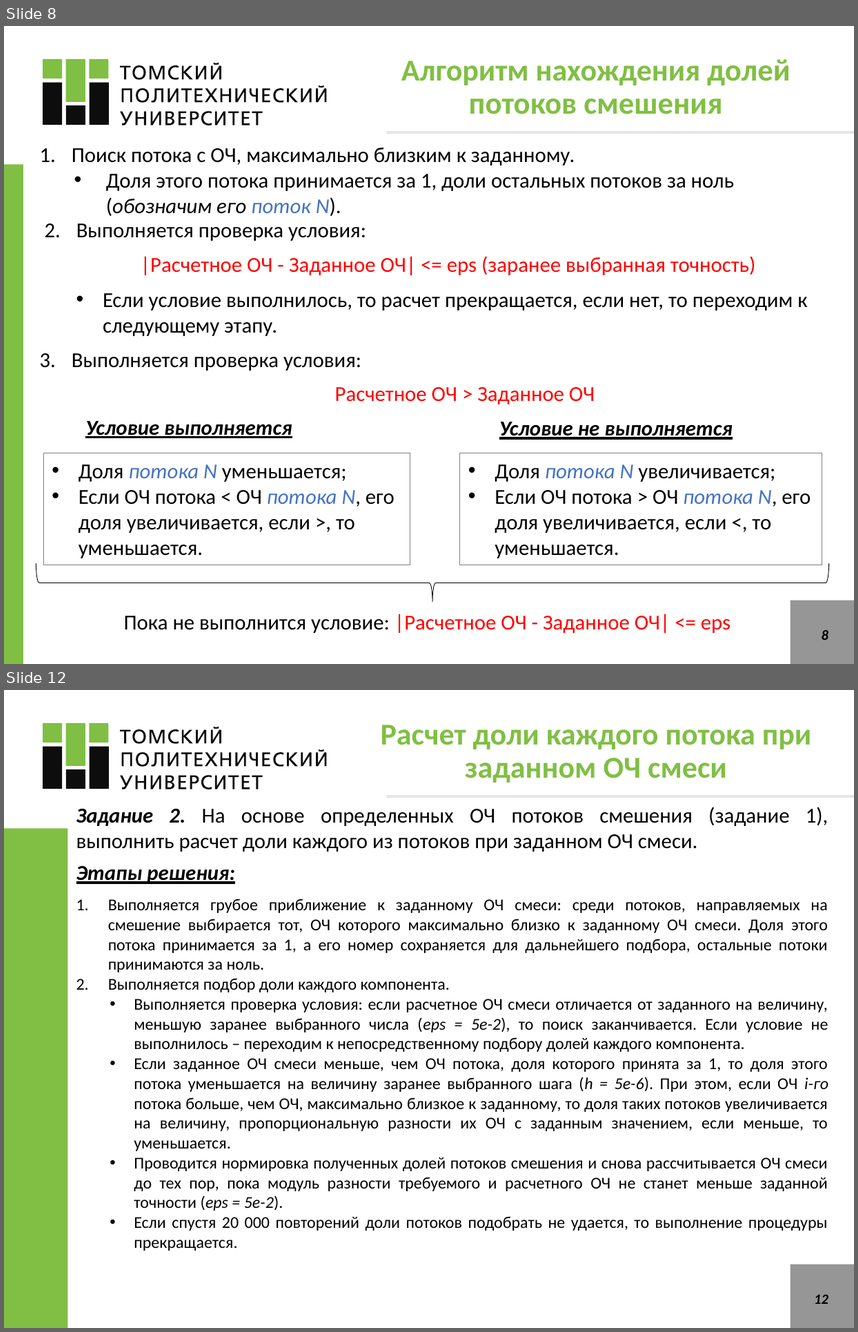
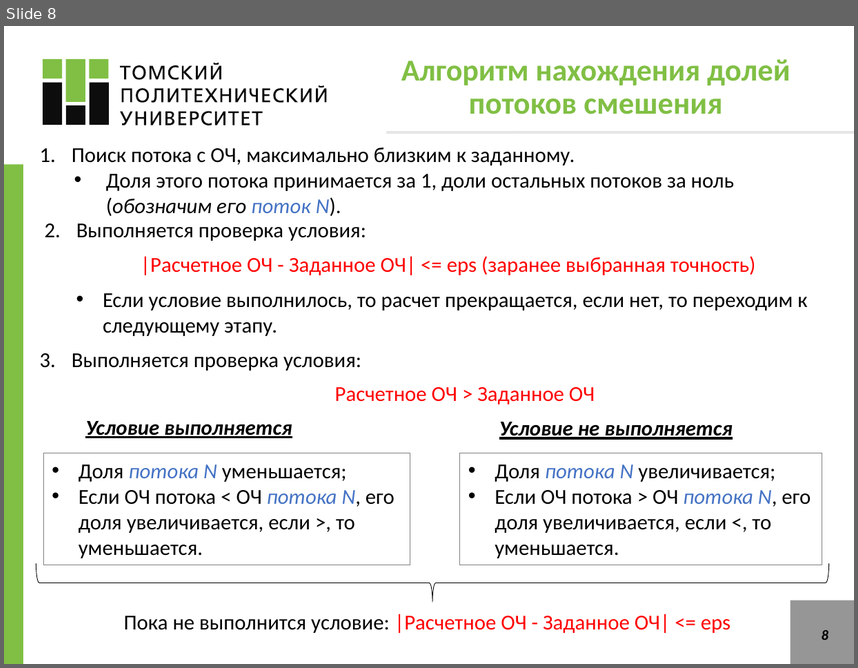
Before and after one commit to VChuzlov/SA, a slide deck: ЛБ1_blending/ЛБ_1.pptx. Shown one above the other, each under a label of ours: slides 8 and 12 before the commit, slide 8 after it; the slides between them are not shown. The pictures are 858x1332 and 858x668 pixels, drawn with LibreOffice and Linux fonts; fonts in the diff are those of the drawing. Boxes give left, top, right and bottom in pixels: in the first picture for what was removed or moved away, otherwise in the second. Text is boxed around its words. In the diff, an @@ line names an element or a change of style, - is before the commit and + after.

```diff
--- a/ЛБ1_blending/ЛБ_1.pptx
+++ b/ЛБ1_blending/ЛБ_1.pptx
@@ slide 12 removed at [4, 690, 854, 1328], background #FFFFFF @@
@@ freeform shape removed at [43, 723, 109, 766] @@
@@ freeform shape removed at [120, 727, 326, 789] @@
@@ title removed at [381, 724, 812, 782] @@
-Расчет доли каждого потока при заданном ОЧ смеси
@@ freeform shape removed at [43, 746, 110, 789] @@
@@ text removed at [76, 807, 829, 851] @@
-Задание 2. На основе определенных ОЧ потоков смешения (задание 1), выполнить расчет доли каждого из потоков при заданном ОЧ смеси.
@@ line removed from (386, 796) to (854, 796) @@
@@ rectangle removed at [4, 829, 67, 1328] @@
@@ text removed at [76, 865, 235, 884] @@
-Этапы решения:
@@ text removed at [108, 898, 829, 1250] @@
-1. Выполняется грубое приближение к заданному ОЧ смеси: среди потоков, направляемых на смешение выбирается тот, ОЧ которого максимально близко к заданному ОЧ смеси. Доля этого потока принимается за 1, а его номер сохраняется для дальнейшего подбора, остальные потоки принимаются за ноль.
-2. Выполняется подбор доли каждого компонента.
-• Выполняется проверка условия: если расчетное ОЧ смеси отличается от заданного на величину, меньшую заранее выбранного числа (eps = 5e-2), то поиск заканчивается. Если условие не выполнилось – переходим к непосредственному подбору долей каждого компонента.
-• Если заданное ОЧ смеси меньше, чем ОЧ потока, доля которого принята за 1, то доля этого потока уменьшается на величину заранее выбранного шага (h = 5e-6). При этом, если ОЧ i-го потока больше, чем ОЧ, максимально близкое к заданному, то доля таких потоков увеличивается на величину, пропорциональную разности их ОЧ с заданным значением, если меньше, то уменьшается.
-• Проводится нормировка полученных долей потоков смешения и снова рассчитывается ОЧ смеси до тех пор, пока модуль разности требуемого и расчетного ОЧ не станет меньше заданной точности (eps = 5e-2).
-• Если спустя 20 000 повторений доли потоков подобрать не удается, то выполнение процедуры прекращается.
@@ rectangle removed at [791, 1264, 854, 1328] @@
@@ page number removed at [814, 1294, 829, 1303] @@
-12
```
Also in this commit, not shown: 3 slides changed, 10 slides added, 14 other slides removed, 24 other files.
